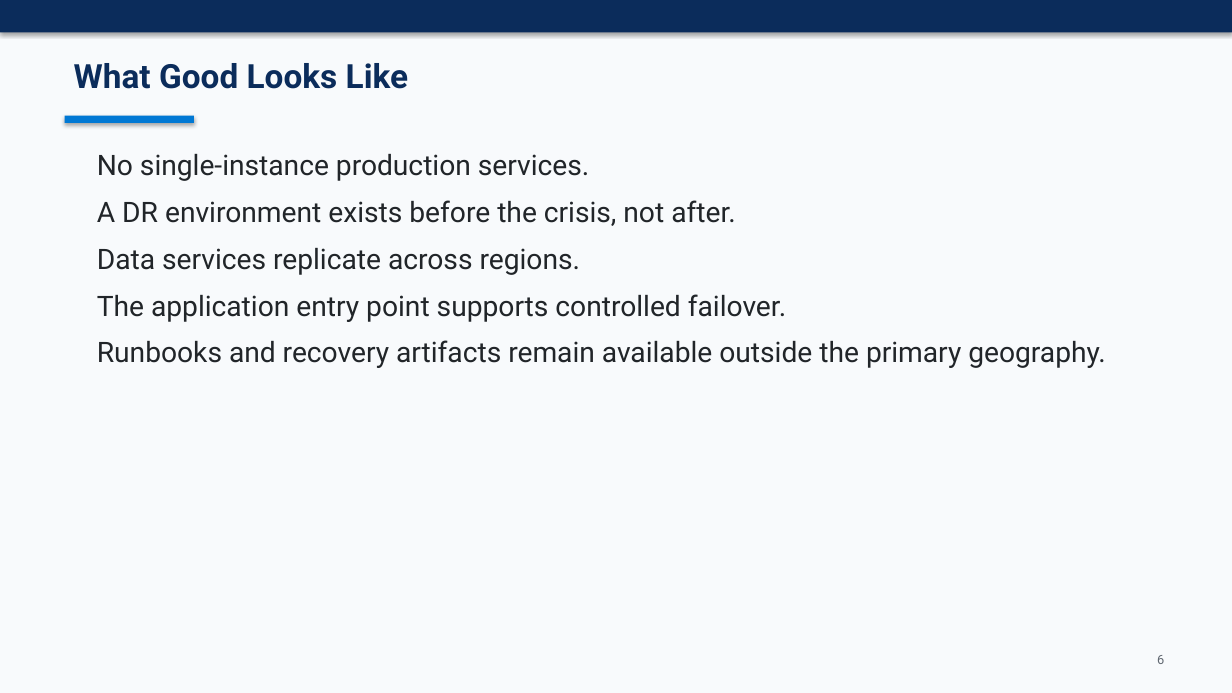
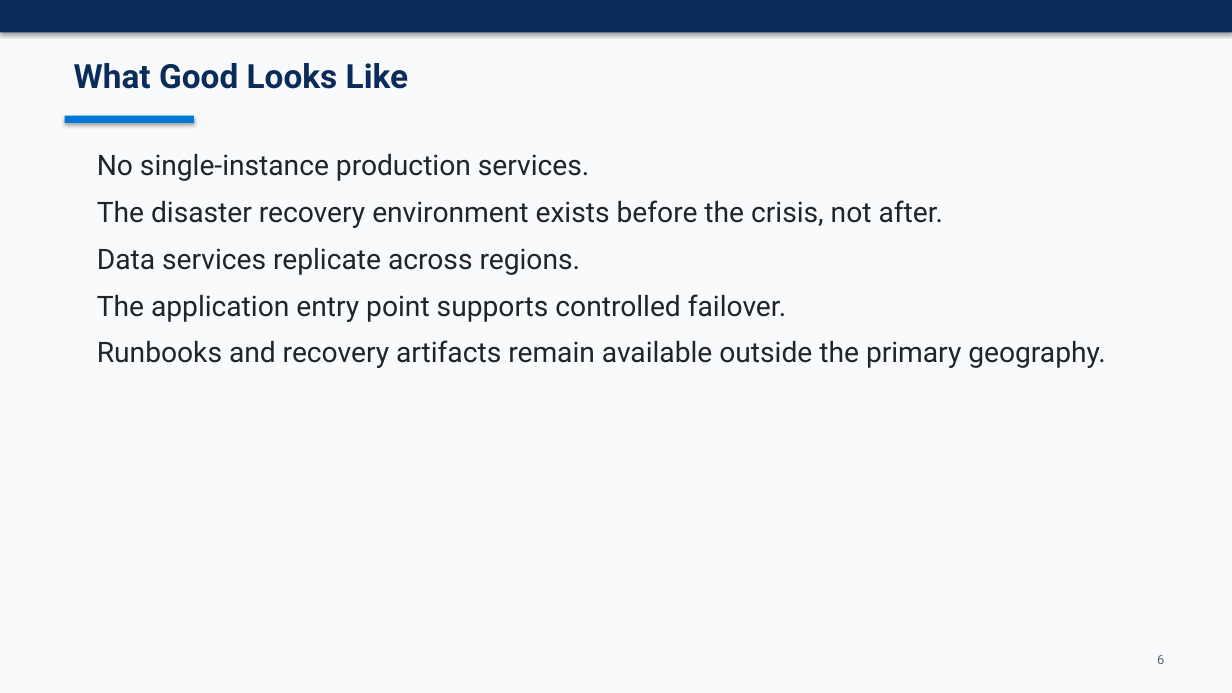
Before and after one commit to kprpg/arcjumpstart, a slide deck: slide 6 of docs/azure-regional-bcdr-slide-deck.pptx. Drawn at 1232x693 pixels with LibreOffice and Linux fonts; fonts in the diff are those of the drawing. Boxes give left, top, right and bottom in pixels: in the first picture for what was removed or moved away, otherwise in the second. Text is boxed around its words. In the diff, an @@ line names an element or a change of style, - is before the commit and + after.

```diff
--- a/docs/azure-regional-bcdr-slide-deck.pptx
+++ b/docs/azure-regional-bcdr-slide-deck.pptx
@@ text at [97, 200, 944, 228]: text changed @@
-A DR environment exists before the crisis, not after.
+The disaster recovery environment exists before the crisis, not after.
```
Also in this commit, not shown: 6 other slides changed, 4 other files.
